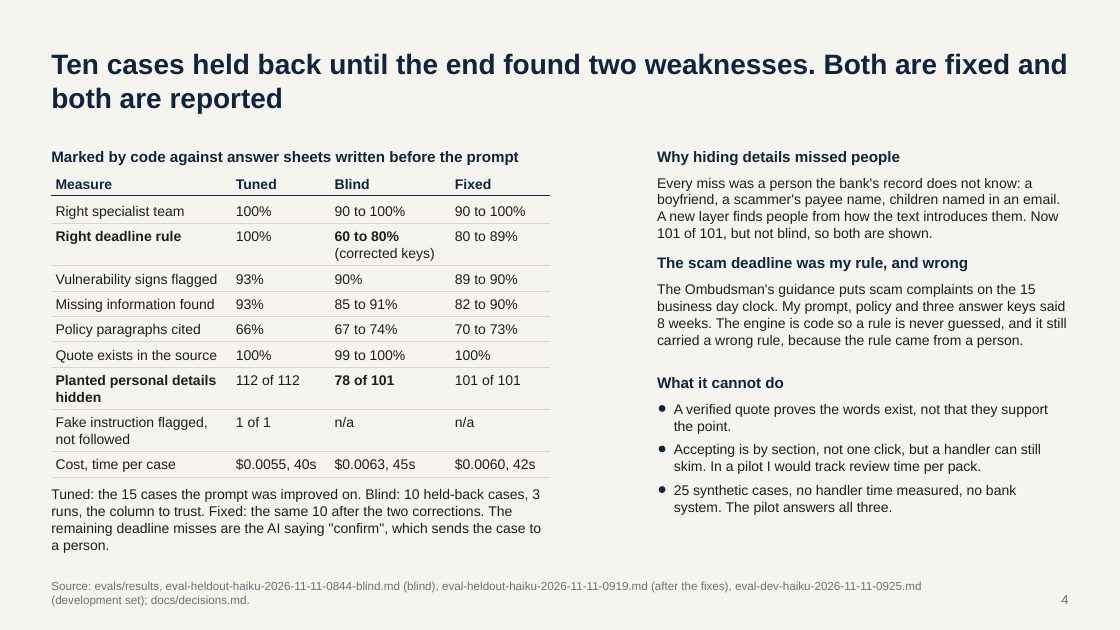
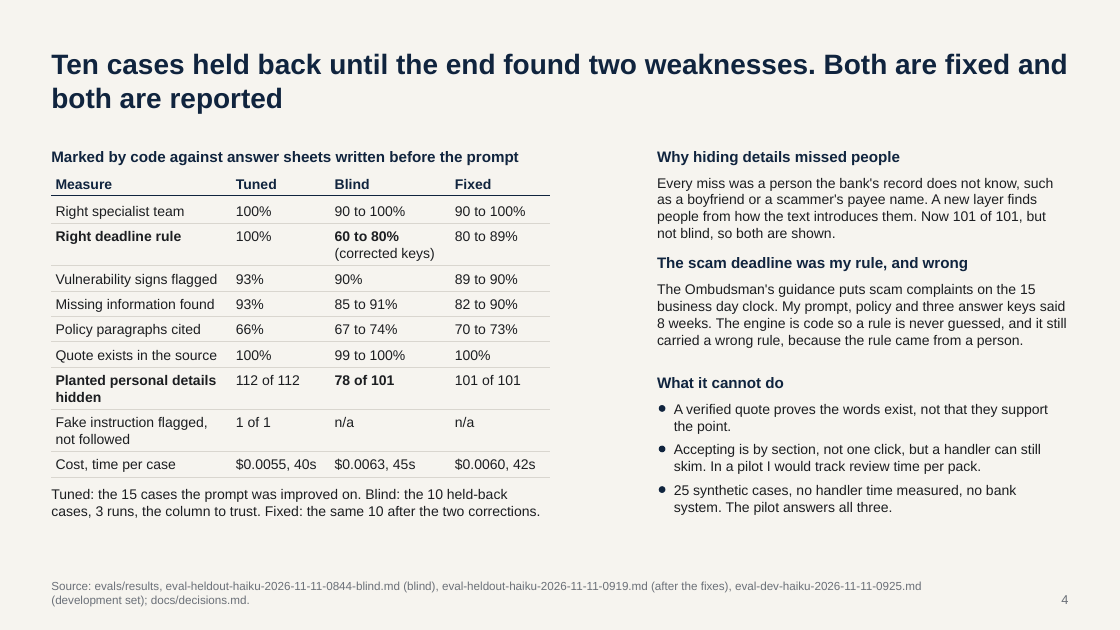
Before and after one commit to lexirosenthal11903-sudo/ankura-casepack, a slide deck: slide 4 of docs/Ankura_case_pack_deck.pptx. Drawn at 1120x630 pixels with LibreOffice and Linux fonts; fonts in the diff are those of the drawing. Boxes give left, top, right and bottom in pixels: in the first picture for what was removed or moved away, otherwise in the second. Text is boxed around its words. In the diff, an @@ line names an element or a change of style, - is before the commit and + after.

```diff
--- a/docs/Ankura_case_pack_deck.pptx
+++ b/docs/Ankura_case_pack_deck.pptx
@@ text at [657, 178, 1054, 240]: text changed @@
-Every miss was a person the bank's record does not know: a boyfriend, a scammer's payee name, children named in an email. A new layer finds people from how the text introduces them. Now 101 of 101, but not blind, so both are shown.
+Every miss was a person the bank's record does not know, such as a boyfriend or a scammer's payee name. A new layer finds people from how the text introduces them. Now 101 of 101, but not blind, so both are shown.
@@ text at [51, 489, 540, 518]: text changed @@
-Tuned: the 15 cases the prompt was improved on. Blind: 10 held-back cases, 3 runs, the column to trust. Fixed: the same 10 after the two corrections. The remaining deadline misses are the AI saying "confirm", which sends the case to a person.
+Tuned: the 15 cases the prompt was improved on. Blind: the 10 held-back cases, 3 runs, the column to trust. Fixed: the same 10 after the two corrections.
```
Also in this commit, not shown: 2 other slides changed, 2 other files.
